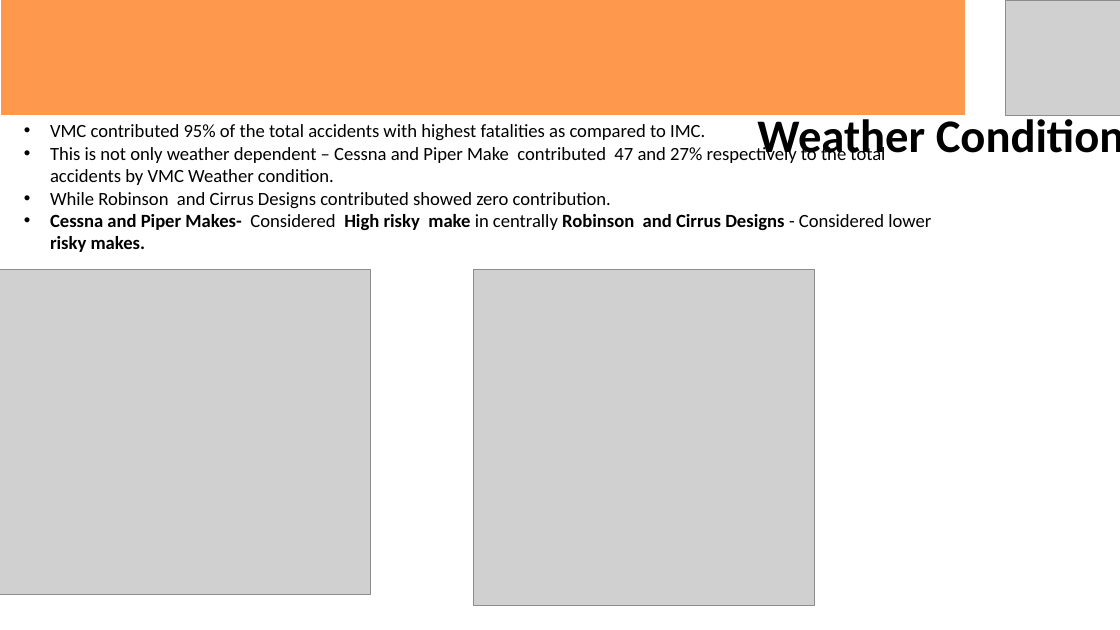
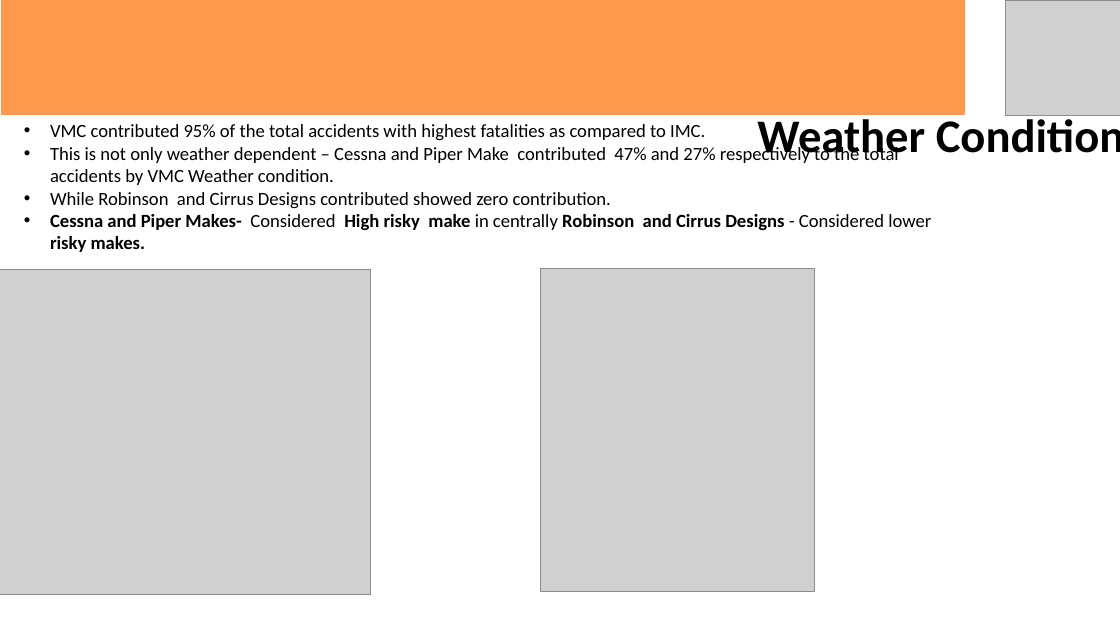
Before and after one commit to Erick-M25/Aviation-Accidents-, a slide deck: slide 4 of PPT_phase1 Project.pptm. Drawn at 1120x630 pixels with LibreOffice and Linux fonts; fonts in the diff are those of the drawing; grey boxes stand for pictures. Boxes give left, top, right and bottom in pixels: in the first picture for what was removed or moved away, otherwise in the second. Text is boxed around its words. In the diff, an @@ line names an element or a change of style, - is before the commit and + after.

```diff
--- a/PPT_phase1 Project.pptm
+++ b/PPT_phase1 Project.pptm
@@ text at bbox=[50, 145, 899, 185]: text changed @@
-• This is not only weather dependent – Cessna and Piper Make contributed 47 and 27% respectively to the total accidents by VMC Weather condition.
+• This is not only weather dependent – Cessna and Piper Make contributed 47% and 27% respectively to the total accidents by VMC Weather condition.
@@ picture: place and size @@
-picture at bbox=[474, 270, 815, 606]
+picture at bbox=[540, 269, 814, 592]
```
Also in this commit, not shown: 2 other slides changed.
